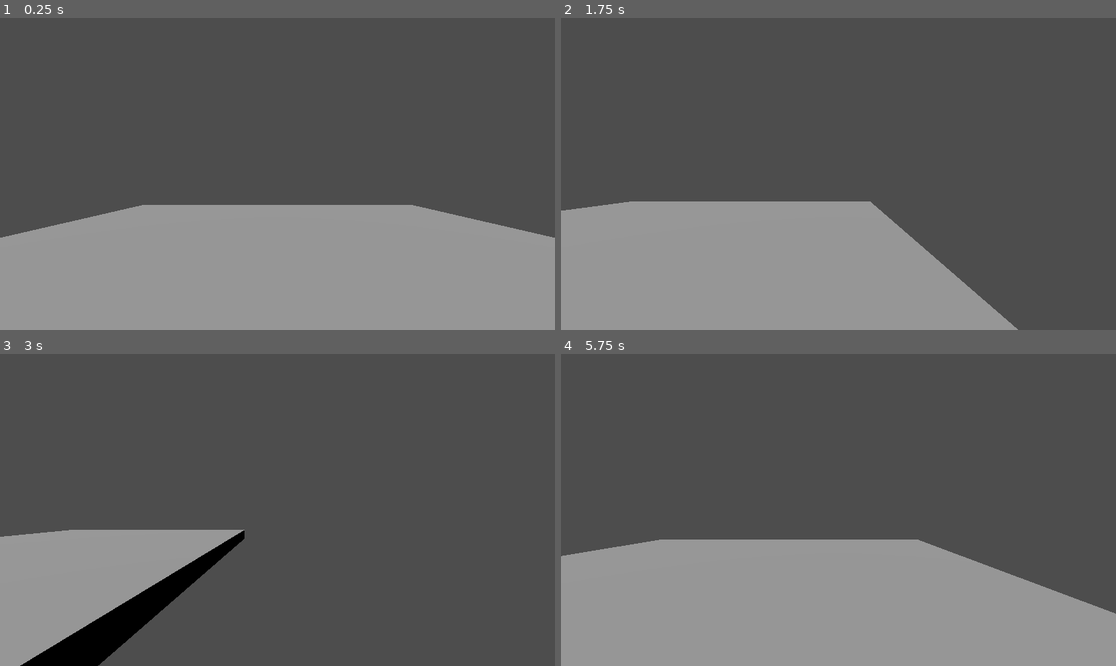
Above: before the commit, frames 1-4 (two rows, left to right).
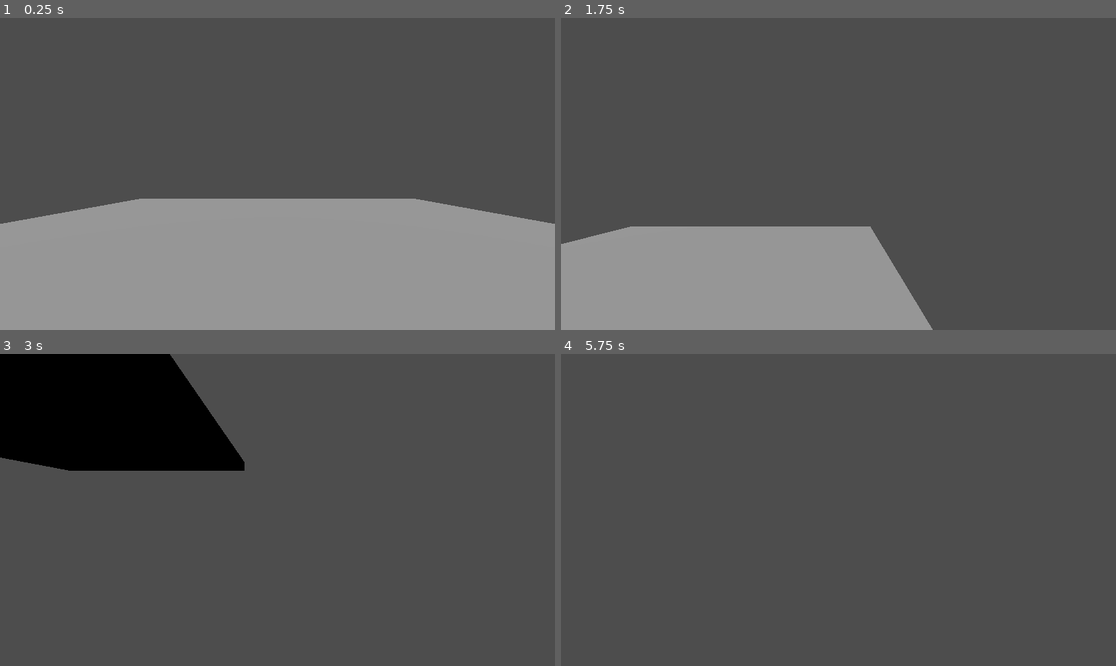
Above: after the commit, the same moments.

Repository: william-v4/flippyflippy
Game: Godot game, scene res://main.tscn
The game is run twice, just before and just after one commit, with the same random seed, the same clock (stepped at 60 frames per second) and the same inputs.
Inputs:
- Up to frame 1 (0.25 s): no input
- Up to frame 2 (1.75 s): tap Enter at 0.5 s; hold Right (move_right) 0.53-1.28 s; hold Space (jump) 0.53-1.28 s; hold Down (move_back) from 1.28 s (still down); tap Space (jump) at 1.35, 1.52 s
- Up to frame 3 (3 s): tap Space (jump) at 1.82, 2.85 s; release Down (move_back) at 2.03 s; hold Right (move_right) 2.03-2.78 s; hold Space (jump) 2.03-2.78 s; hold Up (move_forward) from 2.78 s (still down)
- Up to frame 4 (5.75 s): tap Space (jump) at 3.02, 3.32, 4.35, 4.52, 4.82 s; release Up (move_forward) at 3.53 s; hold Space (jump) 3.53-4.28 s; hold Left (move_left) 3.53-5.03 s; hold Down (move_back) from 5.03 s (still down); hold Space (jump) from 5.03 s (still down)

The runs differ from the first frame. In frame 1, 2.7% of the frame differs, in the area x 0-100%, y 57-71%; in frame 2, 8.3%; in frame 3, 28%; in frame 4, 36%, in the area x 0-100%, y 59-100%.

Commit message:
Add temporary code for jumping and gravity

Diff:
--- a/game_files/player/player.gd
+++ b/game_files/player/player.gd
@@ -1,14 +1,14 @@
 extends CharacterBody3D
 
 #Variable for normal acceleration applied by the player
-@export var applied_normal_acceleration_scalar : Dictionary = {"x" = 20, "y" = 20, "z" = 20}
+@export var applied_normal_acceleration_scalar : Dictionary = {"x" = 20, "y" = 30, "z" = 20}
 #Variable for added acceleration alongside normal acceleration (for larger jumps, quicker changes in direction, and so on)
 @export var applied_added_acceleration_scalar : Dictionary = {"x" = 20, "y" = 10, "z" = 20}
 
 # Variable for acceleration due to friction (calculated only when player is not "applying" any acceleration)
 @export var friction_acceleration_scalar : int = 25
-# Variable for acceleration due to gravity (on the y axis)
-@export var gravity_acceleration_scalar : int = 2
+# Variable for acceleration due to gravity (on the y axis and calculated when player is not "applying" any acceleration along the y axis (as of writing this the player can only do this through jumping)
+@export var gravity_acceleration_scalar : int = 1
 
 # Variables for the maximum velocity for the player
 @export var max_velocity_scalar : Dictionary = {"x" = 8, "y" = 20, "z" = 8}
@@ -25,7 +25,7 @@
 func _init():
 	velocity = Vector3.ZERO
 
-func calculate_ground_acceleration(delta : float):
+func calculate_ground_velocity(delta : float):
 	for plane in ["x", "z"]:
 		if (target_velocity[plane] < 0) and (target_velocity[plane] >= -(max_velocity_scalar[plane])):
 			print("velocity " + plane + " is less than 0 and more than or equal to negative max")
@@ -79,14 +79,27 @@
 	target_velocity["x"] = cos(atan2(target_velocity["z"], target_velocity["x"])) * max_velocity_scalar["x"]
 	target_velocity["z"] = sin(atan2(target_velocity["z"], target_velocity["x"])) * max_velocity_scalar["x"]
 
-func calculate_y_acceleration():
-	pass
+func calculate_y_velocity(delta : float):
+	if (Input.is_action_pressed("jump")) and is_on_floor():
+		target_acceleration["y"] = applied_normal_acceleration_scalar["y"]
+	else:
+		target_acceleration["y"] = -(gravity_acceleration_scalar)
+		if is_on_floor():
+			# This represents the normal force
+			target_acceleration["y"] = 0
+			target_velocity["y"] = 0
+		elif abs(target_velocity["y"]) > max_velocity_scalar["y"]:
+			target_velocity["y"] = max_velocity_scalar["y"] * (abs(target_velocity["y"]) / target_velocity["y"])
+
+	target_velocity["y"] += target_acceleration["y"]
 
 func _physics_process(delta):
-	print(str(sin(atan2(target_velocity["z"], target_velocity["x"]))))
-	calculate_ground_acceleration(delta)
+	print(str(is_on_floor()))
+	calculate_ground_velocity(delta)
+	calculate_y_velocity(delta)
 
 	velocity.x = target_velocity["x"]
+	velocity.y = target_velocity["y"]
 	velocity.z = target_velocity["z"]
 
 	print("final velocity is " + str(velocity))
